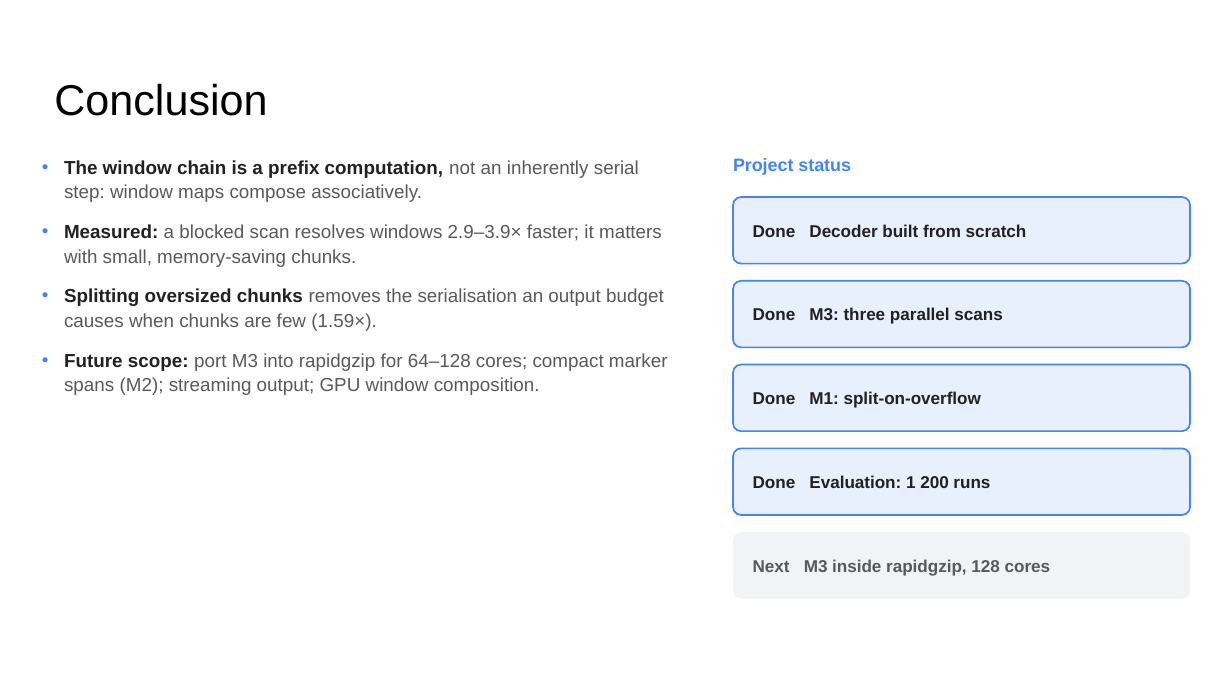
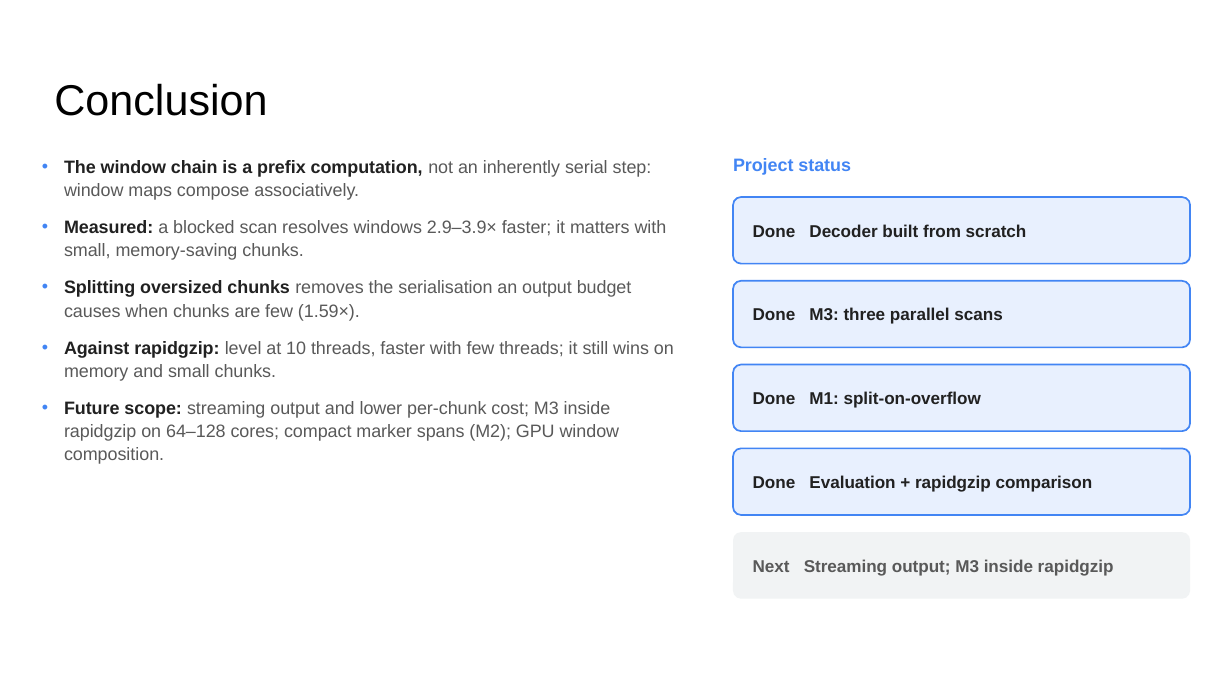
Before and after one commit to DarkDS13/riptide, a slide deck: slide 8 of docs/final/riptide_final_presentation.pptx. Drawn at 1232x693 pixels with LibreOffice and Linux fonts; fonts in the diff are those of the drawing. Boxes give left, top, right and bottom in pixels: in the first picture for what was removed or moved away, otherwise in the second. Text is boxed around its words. In the diff, an @@ line names an element or a change of style, - is before the commit and + after.

```diff
--- a/docs/final/riptide_final_presentation.pptx
+++ b/docs/final/riptide_final_presentation.pptx
@@ text at [64, 160, 667, 321]: size 11 to 10.5 pt in "The window chain is a prefix computation, ...", "Measured: a blocked scan resolves windows 2.9–3.9× ...", "Splitting oversized chunks removes the serialisation an ..."; less space between paragraphs @@
@@ text at [64, 341, 674, 464]: text changed; size 11 to 10.5 pt @@
-• Future scope: port M3 into rapidgzip for 64–128 cores; compact marker spans (M2); streaming output; GPU window composition.
+• Against rapidgzip: level at 10 threads, faster with few threads; it still wins on memory and small chunks.
+• Future scope: streaming output and lower per-chunk cost; M3 inside rapidgzip on 64–128 cores; compact marker spans (M2); GPU window composition.
@@ text in rounded rectangle at [753, 475, 1093, 492]: text changed @@
-Done Evaluation: 1 200 runs
+Done Evaluation + rapidgzip comparison
@@ text in rounded rectangle at [753, 559, 1114, 576]: text changed @@
-Next M3 inside rapidgzip, 128 cores
+Next Streaming output; M3 inside rapidgzip
```
Also in this commit, not shown: 2 other slides changed.
